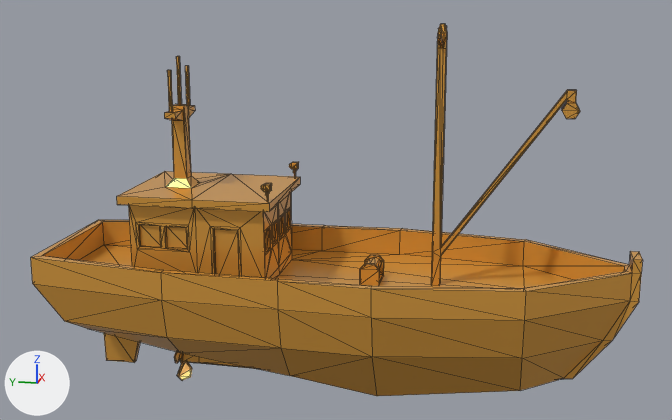
An edit to the glTF model public/models/boat-fishing.glb, drawn before and after from the same camera.
The view is the same before and after, from a 50 mm camera at (-32.4, -7.5, 12.7) aimed at (0.0, -1.0, 4.6). Every picture has the same lights, and +X, +Y and +Z are marked at lower left. Mesh edges are drawn as thin lines. Where no turn or scale is listed for an object, it has been applied to the vertices.

The first picture shows 'boat-fishing'.
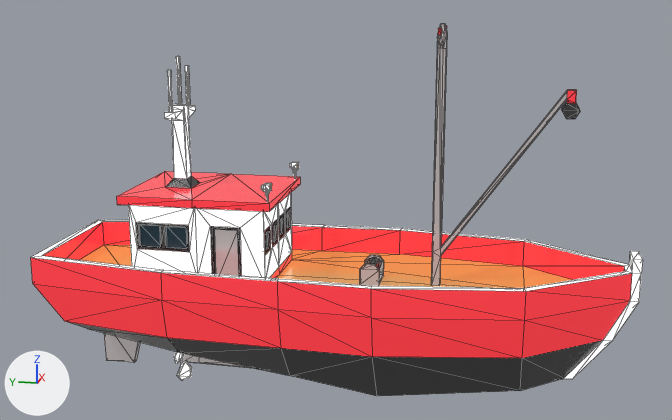
Edits to the bpy script that builds the scene:
```text
Add img_base:
    img_base = load_image('base', '_unpacked/base', 1024, 1024, 'sRGB')
Add mat_lowpoly_colors_001:
    mat_lowpoly_colors_001 = bpy.data.materials.new('LOWPOLY-COLORS.001')
    # uses the picture img_base
Change me_boat_fishing:
    where me_boat_fishing.from_pydata(...)  # 553 vertices, 1062 faces; spans x -3.9..3.9, y -11.8..9.7, z -2.5..11.3
    remove me_boat_fishing.materials.append(mat_lowpoly_colors)  # orange #e7a747
    add me_boat_fishing.materials.append(mat_lowpoly_colors_001)
```

What differs and where, as boxes (x1, y1, x2, y2) in the pictures (672 x 420 px):
'boat-fishing', recoloured
    both: (31, 24, 643, 396)
